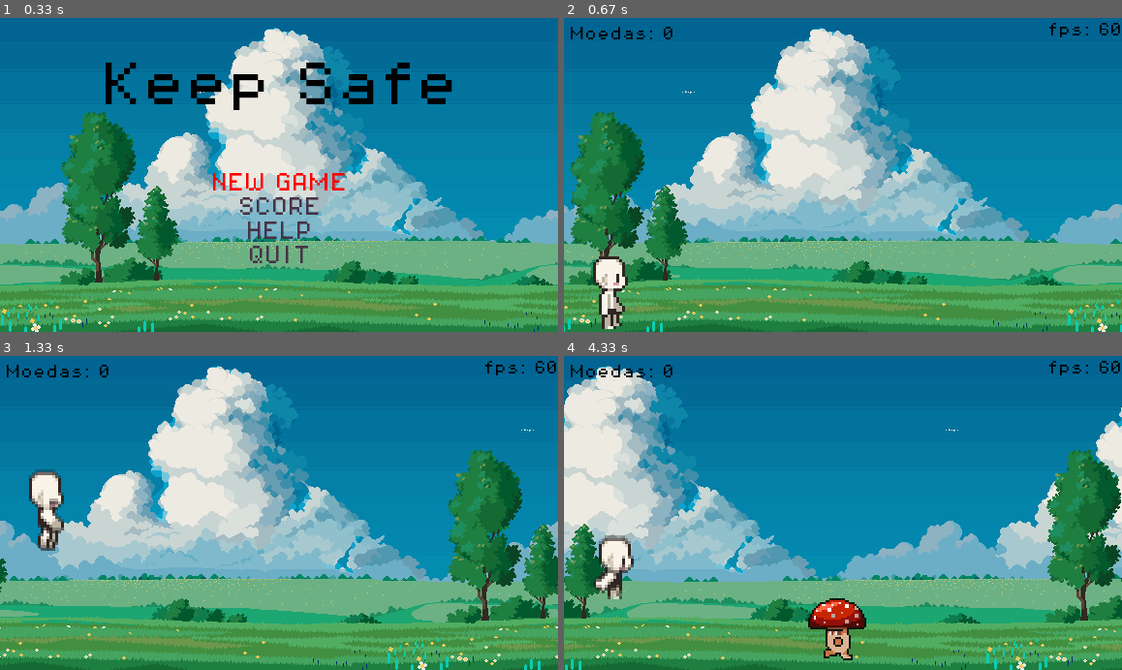
Above: before the commit, frames 1-4 (two rows, left to right).
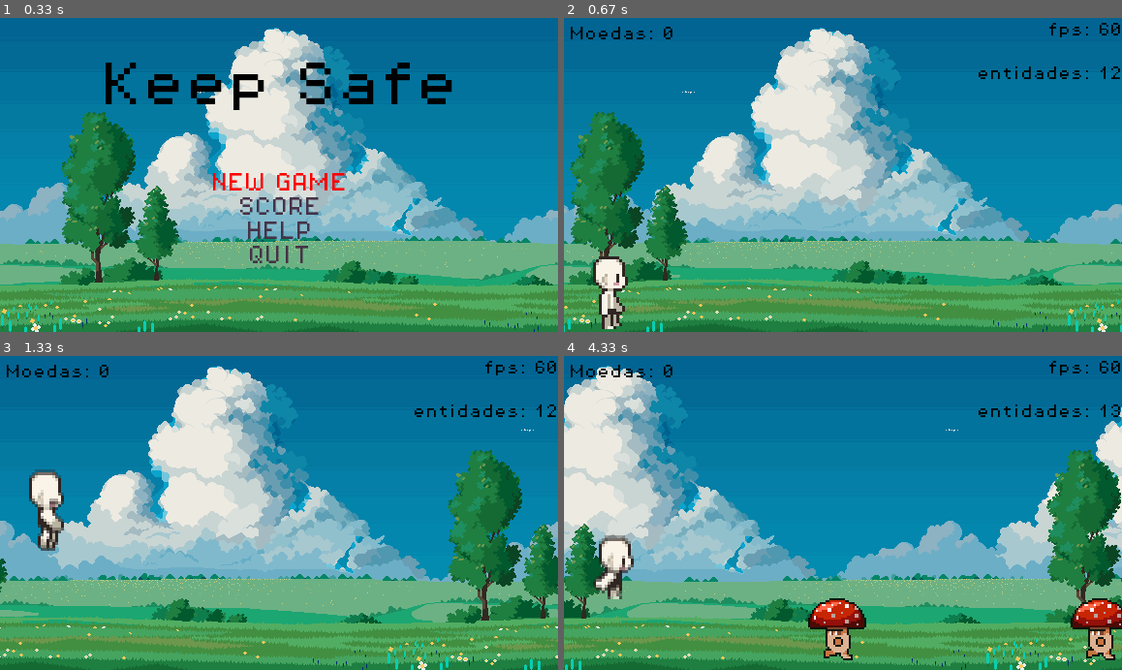
Above: after the commit, the same moments.

Repository: RyanMartinsOne/pygame
Game: pygame game, started from main.py
The game is run twice, just before and just after one commit, with the same random seed, the same clock (stepped at 60 frames per second) and the same inputs.
Inputs:
- Up to frame 1 (0.33 s): no input
- Up to frame 2 (0.67 s): tap Enter at 0.33 s
- Up to frame 3 (1.33 s): hold Up 0.67-1.13 s
- Up to frame 4 (4.33 s): hold Up 1.9-2.27 s; hold Up 3.03-3.33 s; hold Up 3.37-3.73 s

Frame 1 is identical in both runs. In frame 2, 0.3% of the frame differs, in the area x 74-100%, y 15-20%; in frame 3, 0.3%; in frame 4, 1.5%, in the area x 74-100%, y 15-97%.

Commit message:
feat: Event for generate Enemies, and show count of all entities

Diff:
--- a/code/Level.py
+++ b/code/Level.py
@@ -2,7 +2,7 @@
 from pygame import Surface, Rect
 from pygame.font import Font
 
-from code.Const import COLOR_BLACK, WINDOW_WIDTH
+from code.Const import COLOR_BLACK, WINDOW_WIDTH, EVENT_ENEMY
 from code.Entity import Entity
 from code.EntityFactory import EntityFactory
 
@@ -12,6 +12,8 @@
         self.window = window
         self.name = name
         self.entity_list: list[Entity] = []
+
+        pygame.time.set_timer(EVENT_ENEMY, 2500)
 
         self.font_hud = pygame.font.Font("assets/fonts/PixelOperator8.ttf", 14)
 
@@ -39,6 +41,8 @@
                 if event.type == pygame.QUIT:
                     pygame.quit()
                     quit()
+                if event.type == EVENT_ENEMY:
+                    self.entity_list.append(EntityFactory.get_entity('Enemy'))
 
             for entity in self.entity_list:
                 if hasattr(entity, "update"):
@@ -51,6 +55,7 @@
             self.level_text(
                 f"fps: {clock.get_fps():.0f}", COLOR_BLACK, (WINDOW_WIDTH - 77, 5)
             )
+            self.level_text(f"entidades: {len(self.entity_list)}", COLOR_BLACK, (WINDOW_WIDTH - 150, 50))
 
             pygame.display.flip()
 
